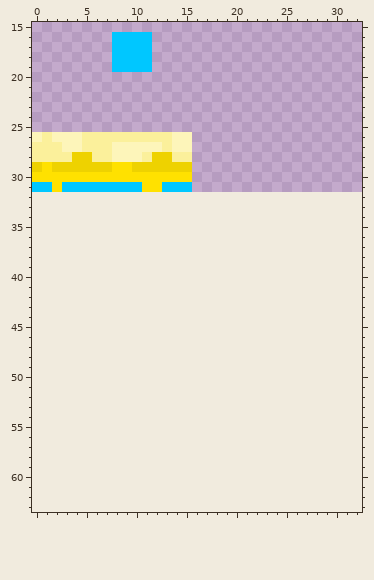
Edited in one commit: pixel-art sprite (src/main/resources/assets/moreboots/textures/models/armor/soul_layer_1.png). This is how it looked before the edit.
The file is 64x32 pixels. Colours within 5 levels of each other are drawn and written as one. Shown: x 0..32, y 15..63. The old version is drawn lined up with the new one, on the new canvas.
After:
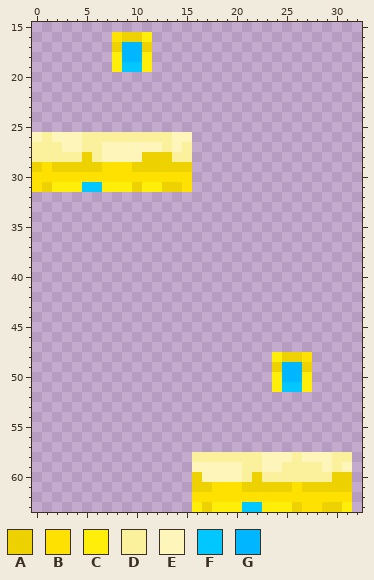
Palette (. is transparent): A #eed200  B #ffe100  C #ffed0a  D #fbf09b  E #fdf5ba  F #00c7ff  G #00b6ff
From old to new:
canvas 64x32 -> 64x64
@@ x 6..13 @@
 15 ........
-16 ..FFFF..
-17 ..FFFF..
-18 ..FFFF..
-19 ..FFFF..
+16 ..BAAC..
+17 ..AGGA..
+18 ..CGGC..
+19 ..CFFC..
 20 ........
@@ x 0..17 @@
 26 EDEEEDDDDDDDDDEE..
-27 DDDEEDDDEEEEEDEE..
-28 DDDDAADDEEEDAADD..
-29 ABAAAAAABBAAAAAA..
+27 DDDEEDDEEEEEEDED..
+28 DDDDDADEEEEAAADD..
+29 ABAAAAABBBAAAAAA..
 30 BBBBBBBBBBBBBBBB..
-31 FFBFFFFFFFFBBFFF..
+31 BACCCFFCCCACCAAB..
 32 ..................
@@ x 22..29 @@
 47 ........
-48 ........
-49 ........
-50 ........
-51 ........
+48 ..CAAB..
+49 ..AGGA..
+50 ..CGGC..
+51 ..CFFC..
 52 ........
@@ x 14..32 @@
 57 ...................
-58 ...................
-59 ...................
-60 ...................
-61 ...................
-62 ...................
-63 ...................
+58 ..DDDDDDDEEEDEEEDD.
+59 ..EEEEEDDEEDDDDEDE.
+60 ..AEEEEDADDDDDDDAA.
+61 ..AABBBAAAAABAAAAA.
+62 ..BBBBBBBBBBBBBBBB.
+63 ..CACCCFFCCCABBAAC.
